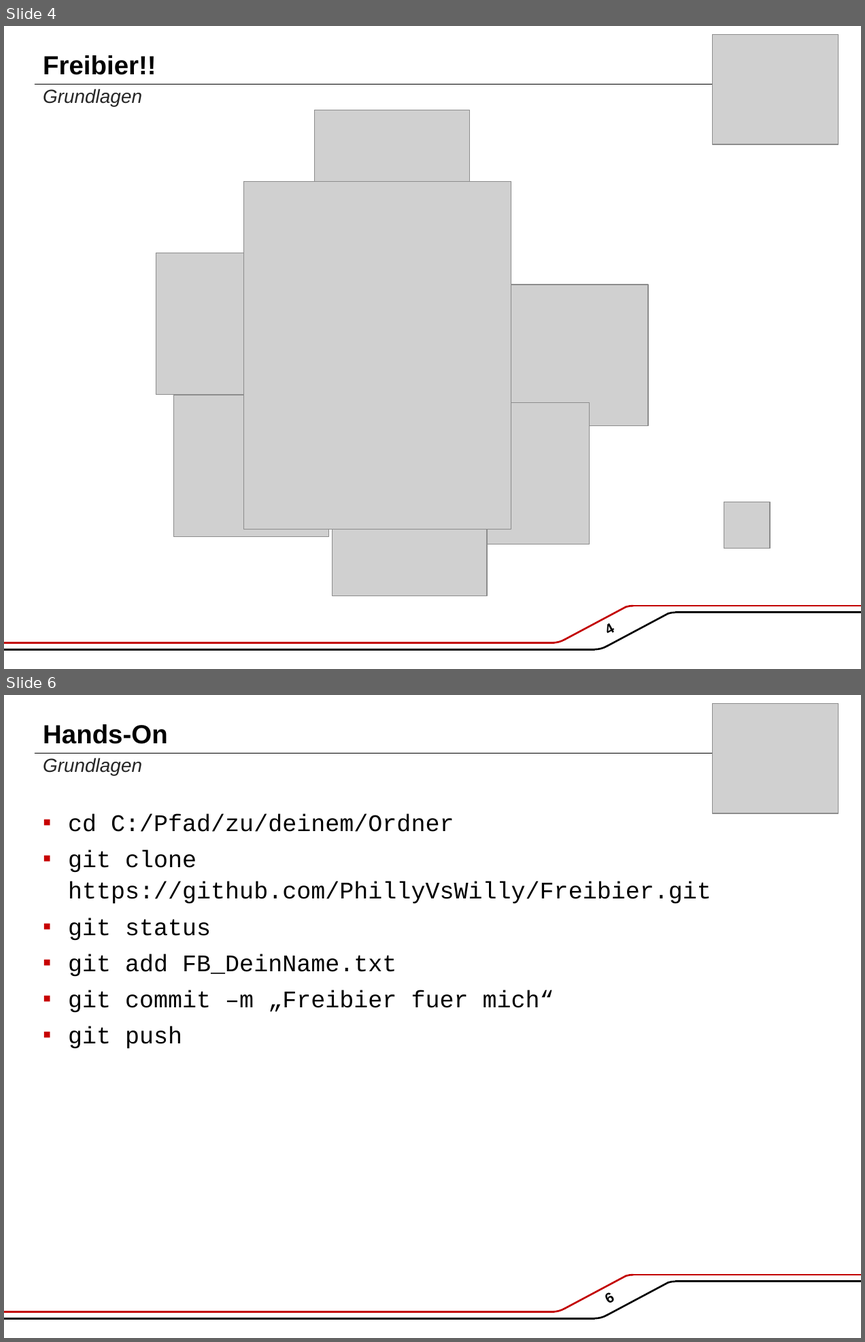
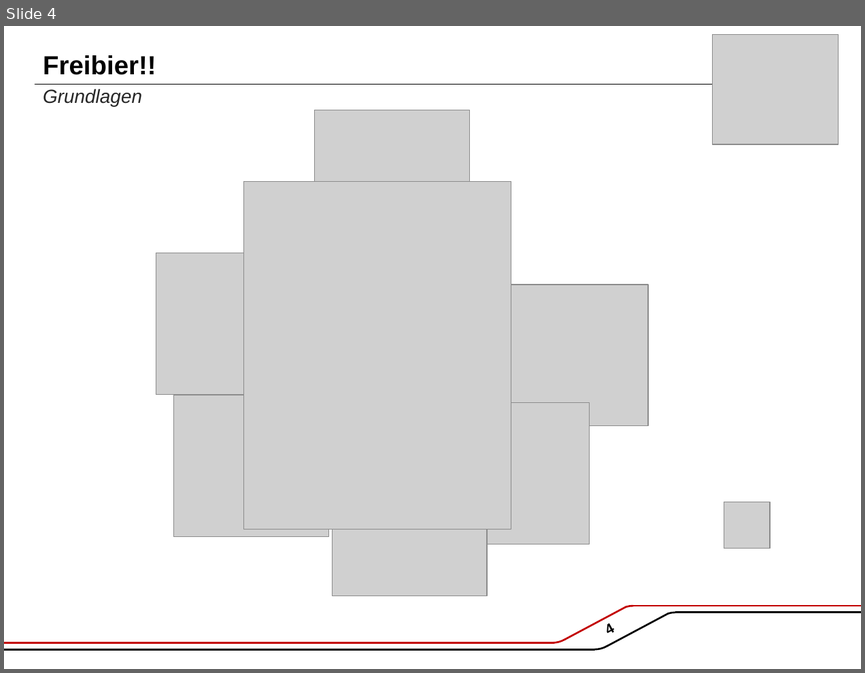
Before and after one commit to PhillyVsWilly/Freibier, a slide deck: git Schulung.pptx. Shown one above the other, each under a label of ours: slides 4 and 6 before the commit, slide 4 after it; the slides between them are not shown. The pictures are 865x1342 and 865x673 pixels, drawn with LibreOffice and Linux fonts; fonts in the diff are those of the drawing; grey boxes stand for pictures; background and template pictures are left out. Boxes give left, top, right and bottom in pixels: in the first picture for what was removed or moved away, otherwise in the second. Text is boxed around its words. In the diff, an @@ line names an element or a change of style, - is before the commit and + after.

```diff
--- a/git Schulung.pptx
+++ b/git Schulung.pptx
@@ slide 6 removed at bbox=[4, 695, 861, 1338], background #FFFFFF; not listed: 12 template elements that a slide beside it also shows @@
@@ picture removed at bbox=[713, 704, 838, 813] @@
@@ title removed at bbox=[43, 724, 168, 744] @@
-Hands-On
@@ text removed at bbox=[43, 758, 142, 775] @@
-Grundlagen
@@ text removed at bbox=[68, 814, 711, 1049] @@
-▪ cd C:/Pfad/zu/deinem/Ordner
-▪ git clone https://github.com/PhillyVsWilly/Freibier.git
-▪ git status
-▪ git add FB_DeinName.txt
-▪ git commit –m „Freibier fuer mich“
-▪ git push
```
Also in this commit, not shown: 3 slides changed, 9 slides added, 1 other slide removed, 2 other files.
